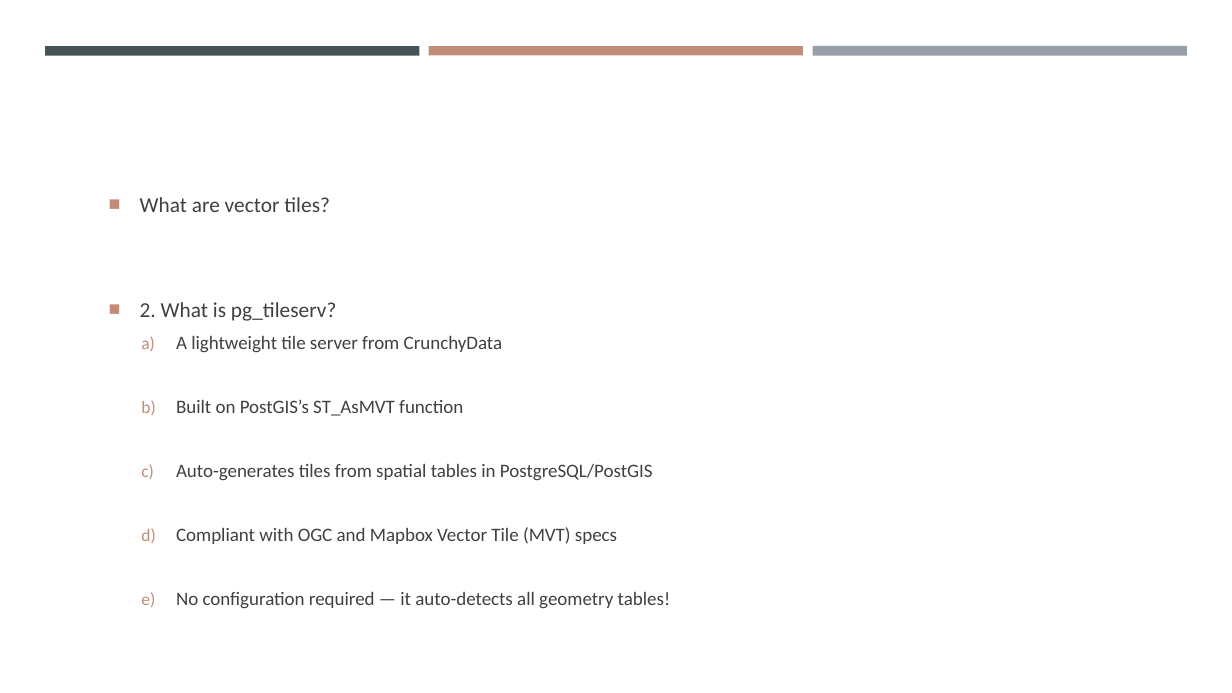
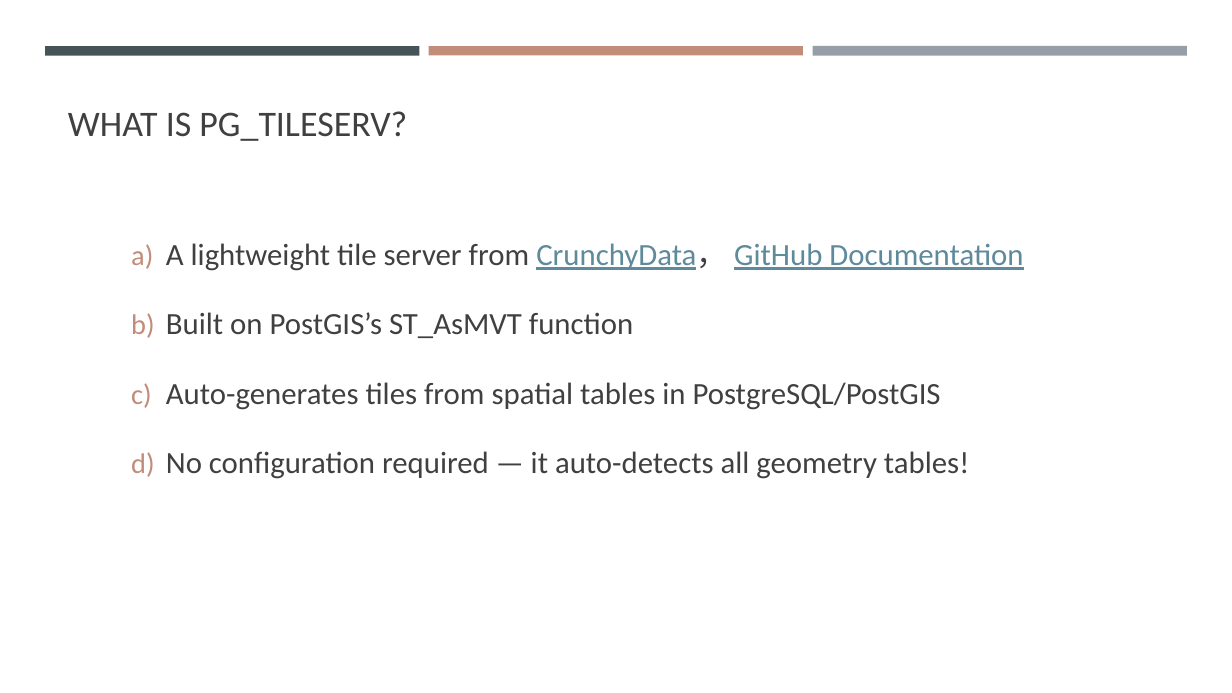
Before and after one commit to gisynw/ssj-376, a slide deck: slide 5 of docs/Lectures/Week14/Week14.pptx. Drawn at 1232x693 pixels with LibreOffice and Linux fonts; fonts in the diff are those of the drawing. Boxes give left, top, right and bottom in pixels: in the first picture for what was removed or moved away, otherwise in the second. Text is boxed around its words. In the diff, an @@ line names an element or a change of style, - is before the commit and + after.

```diff
--- a/docs/Lectures/Week14/Week14.pptx
+++ b/docs/Lectures/Week14/Week14.pptx
@@ title added at (x1=68, y1=111, x2=407, y2=141), 28 pt, text #404040 @@
+WHAT IS PG_TILESERV?
@@ text "A lightweight tile server from ..." moved from (x1=140, y1=302, x2=671, y2=609) to (x1=166, y1=243, x2=1023, y2=479) @@
@@ text at (x1=166, y1=243, x2=1023, y2=271): text changed; size 16.6 to 24 pt; text colour #404040 to #5E8A9B @@
-■ What are vector tiles?
-■ 2. What is pg_tileserv?
-  a) A lightweight tile server from CrunchyData
+  a) A lightweight tile server from CrunchyData， GitHub Documentation
@@ text at (x1=166, y1=312, x2=969, y2=479): size 14.8 to 24 pt in "Built on PostGIS’s ST_AsMVT function", "Auto-generates tiles from spatial tables in PostgreSQL/PostG ...", "No configuration required — it auto-detects all ..."; line spacing 0.9 to 1.5; more space between paragraphs @@
@@ text at (x1=176, y1=527, x2=617, y2=544): paragraph removed @@
-  d) Compliant with OGC and Mapbox Vector Tile (MVT) specs
```
Also in this commit, not shown: 4 other slides changed, 2 slides added, 3 slides removed, 4 other files.
